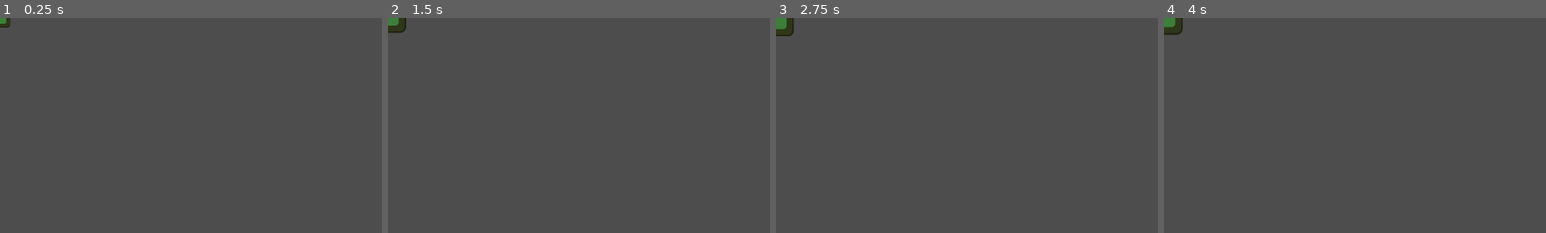
Above: before the commit, frames 1-4 (left to right).
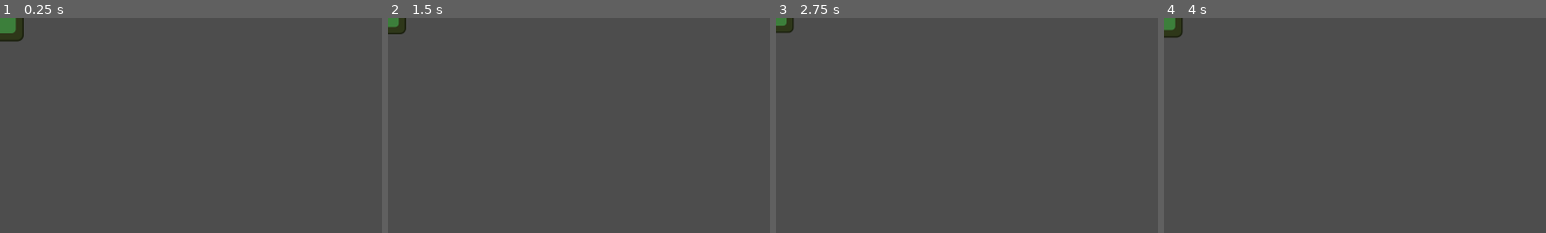
Above: after the commit, the same moments.

Repository: MamaDespik/GGJ-1
Game: Godot game, scene res://Drops/gold_drop.tscn
The game is run twice, just before and just after one commit, with the same random seed, the same clock (stepped at 60 frames per second) and the same inputs. This scene is started directly instead of the project's main scene. The engine's default icon, where the game draws it, is replaced by a stand-in: a white triangle on a blue panel in a dark square. Sound files missing from this copy of the repository are replaced by a short silence.
Inputs (mouse positions are % of the whole screen's width and height, from its top left):
- Up to frame 1 (0.25 s): no input
- Up to frame 2 (1.5 s): tap Enter at 0.5 s; move the mouse to (72, 45) at 0.52 s; hold D (move_right) 0.53-1.28 s; hold Mouse wheel up (change_highlight_left) 0.53-1.28 s; tap Space at 1.25 s; move the mouse to (30, 55) at 1.27 s; hold S (move_down) from 1.28 s (still down); tap Mouse wheel down (change_highlight_right) at 1.35 s
- Up to frame 3 (2.75 s): tap Enter at 2 s; move the mouse to (60, 28) at 2.02 s; release S (move_down) at 2.03 s; press the mouse at (60, 28) at 2.03 s; hold D (move_right) from 2.03 s (still down)
- Up to frame 4 (4 s): tap Space at 2.75 s; move the mouse to (45, 70) at 2.77 s; release D (move_right) at 2.78 s; release the mouse at (45, 70) at 2.78 s; hold W (move_up) 2.78-3.53 s; tap Mouse wheel up (change_highlight_left) at 2.85 s; tap Enter at 3.5 s; move the mouse to (80, 65) at 3.52 s; hold A (move_left) from 3.53 s (still down); hold Mouse wheel down (change_highlight_right) from 3.53 s (still down)
The pictures show only the part of the screen within x 0-50%, y 0-50%; the shares and areas given below are measured in that part.

The runs differ from the first frame. In frame 1, 0.6% of the frame differs, in the area x 0-7%, y 0-12%; in frame 2, less than 0.1%; in frame 3, 0.1%; in frame 4, 0.1%.

Commit message:
Shield Drop

Diff:
--- a/godovelopment-game-jam-1/Drops/drop.gd
+++ b/godovelopment-game-jam-1/Drops/drop.gd
@@ -29,6 +29,7 @@
 
 func start_animate():
 	var tween:Tween = create_tween()
+	tween.tween_interval(randf())
 	tween.set_loops()
 	tween.set_ease(Tween.EASE_IN_OUT)
 	tween.set_trans(Tween.TRANS_SINE)
@@ -36,6 +37,7 @@
 	tween.tween_property(sprite_2d, "position", Vector2(0, 5), 1.5)
 
 	var tween2:Tween = create_tween()
+	tween.tween_interval(randf())
 	tween2.set_loops()
 	tween2.set_ease(Tween.EASE_IN_OUT)
 	tween2.set_trans(Tween.TRANS_SINE)
--- a/godovelopment-game-jam-1/Drops/drop.tscn
+++ b/godovelopment-game-jam-1/Drops/drop.tscn
@@ -4,8 +4,8 @@
 [ext_resource type="Texture2D" uid="uid://thnj12t7c3yd" path="res://Assets/icon.svg" id="2_a3qtm"]
 [ext_resource type="AudioStream" uid="uid://do05he2ka2flt" path="res://Assets/SFX/silence.ogg" id="2_lqoqq"]
 
-[sub_resource type="RectangleShape2D" id="RectangleShape2D_lqoqq"]
-size = Vector2(128, 128)
+[sub_resource type="RectangleShape2D" id="RectangleShape2D_a3qtm"]
+size = Vector2(27, 24)
 
 [node name="Drop" type="Node2D"]
 script = ExtResource("1_okpj3")
@@ -14,7 +14,6 @@
 sfx_stream = ExtResource("2_lqoqq")
 
 [node name="Sprite2D" type="Sprite2D" parent="."]
-scale = Vector2(0.25, 0.25)
 texture = ExtResource("2_a3qtm")
 
 [node name="Area2D" type="Area2D" parent="Sprite2D"]
@@ -24,7 +23,7 @@
 monitoring = false
 
 [node name="CollisionShape2D" type="CollisionShape2D" parent="Sprite2D/Area2D"]
-shape = SubResource("RectangleShape2D_lqoqq")
+shape = SubResource("RectangleShape2D_a3qtm")
 
 [node name="PickupSFX" type="AudioStreamPlayer2D" parent="."]
 stream = ExtResource("2_lqoqq")
--- a/godovelopment-game-jam-1/Drops/gold_drop.tscn
+++ b/godovelopment-game-jam-1/Drops/gold_drop.tscn
@@ -10,3 +10,6 @@
 
 [node name="Sprite2D" parent="." index="0"]
 modulate = Color(0.845848, 0.90625, 0.311523, 1)
+
+[node name="Area2D" parent="Sprite2D" index="0"]
+visible = true
--- a/godovelopment-game-jam-1/Drops/shield_drop.tscn
+++ b/godovelopment-game-jam-1/Drops/shield_drop.tscn
@@ -1,7 +1,11 @@
-[gd_scene load_steps=3 format=3 uid="uid://cqmtr2xjgp8eu"]
+[gd_scene load_steps=5 format=3 uid="uid://cqmtr2xjgp8eu"]
 
 [ext_resource type="PackedScene" uid="uid://c64bwlyjadvwx" path="res://Drops/drop.tscn" id="1_7iwit"]
 [ext_resource type="Script" uid="uid://c6fikqkcr6enk" path="res://Drops/shield_drop.gd" id="2_q3xyh"]
+[ext_resource type="Texture2D" uid="uid://bctfiel0fsrr" path="res://Assets/Drops/shield_drop.png" id="3_tm11k"]
+
+[sub_resource type="RectangleShape2D" id="RectangleShape2D_sb5lh"]
+size = Vector2(27, 24)
 
 [node name="ShieldDrop" instance=ExtResource("1_7iwit")]
 script = ExtResource("2_q3xyh")
@@ -10,3 +14,12 @@
 
 [node name="Sprite2D" parent="." index="0"]
 modulate = Color(0, 0.598145, 0.957031, 1)
+texture = ExtResource("3_tm11k")
+
+[node name="Area2D" parent="Sprite2D" index="0"]
+visible = true
+
+[node name="CollisionShape2D" parent="Sprite2D/Area2D" index="0"]
+visible = false
+position = Vector2(0.5, 1)
+shape = SubResource("RectangleShape2D_sb5lh")
--- a/godovelopment-game-jam-1/Modules/shield_module.gd
+++ b/godovelopment-game-jam-1/Modules/shield_module.gd
@@ -3,7 +3,7 @@
 
 @export var current_shield:int = 0
 
-@onready var full_shield: ColorRect = %FullShield
+@onready var full_shield: TextureRect = %FullShield
 @onready var shield_display: Container = $ShieldDisplay
 
 signal no_shield(spillover:int)
--- a/godovelopment-game-jam-1/Modules/shield_module.tscn
+++ b/godovelopment-game-jam-1/Modules/shield_module.tscn
@@ -1,18 +1,19 @@
-[gd_scene load_steps=2 format=3 uid="uid://cp15t5spntif"]
+[gd_scene load_steps=3 format=3 uid="uid://cp15t5spntif"]
 
 [ext_resource type="Script" uid="uid://y4dxqj6ts6f0" path="res://Modules/shield_module.gd" id="1_7yb2a"]
+[ext_resource type="Texture2D" uid="uid://bctfiel0fsrr" path="res://Assets/Drops/shield_drop.png" id="2_s6iok"]
 
 [node name="ShieldModule" type="HBoxContainer"]
 script = ExtResource("1_7yb2a")
 
-[node name="FullShield" type="ColorRect" parent="."]
+[node name="FullShield" type="TextureRect" parent="."]
 unique_name_in_owner = true
 visible = false
 custom_minimum_size = Vector2(20, 20)
 layout_mode = 2
 size_flags_horizontal = 0
 size_flags_vertical = 0
-color = Color(0.265507, 0.50137, 1, 1)
+texture = ExtResource("2_s6iok")
 
 [node name="ShieldDisplay" type="HBoxContainer" parent="."]
 layout_mode = 2
Binary file added: godovelopment-game-jam-1/Assets/Drops/shield_drop.aseprite
Binary file added: godovelopment-game-jam-1/Assets/Drops/shield_drop.png
Not shown, added: godovelopment-game-jam-1/Assets/Drops/shield_drop.png.import
Not shown, changed: TODO.txt
